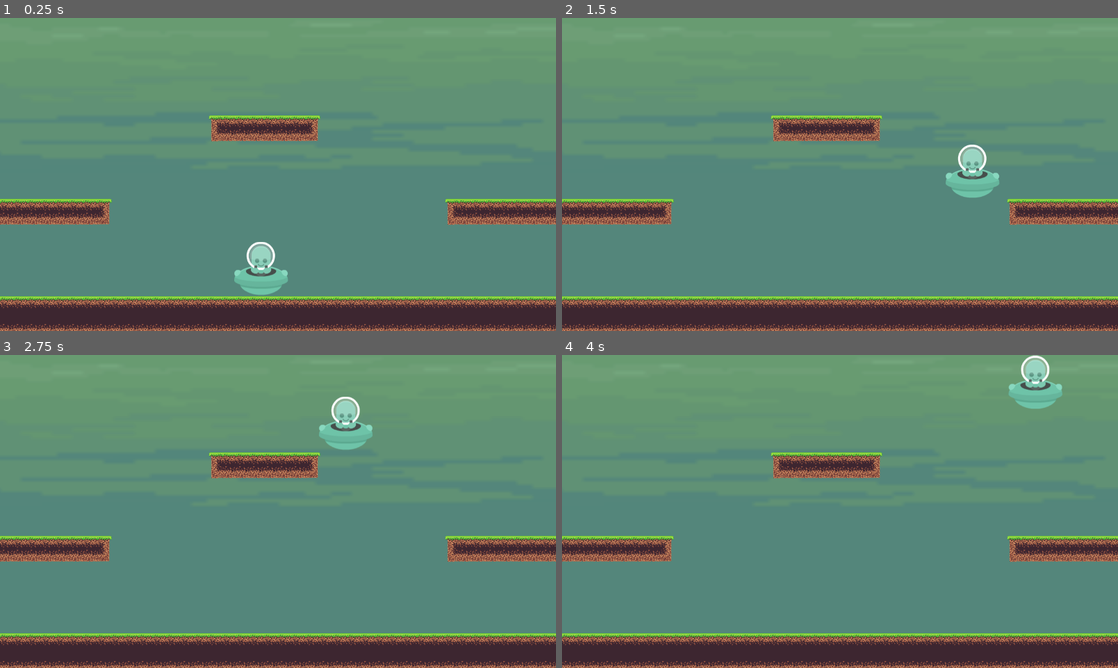
Above: before the commit, frames 1-4 (two rows, left to right).
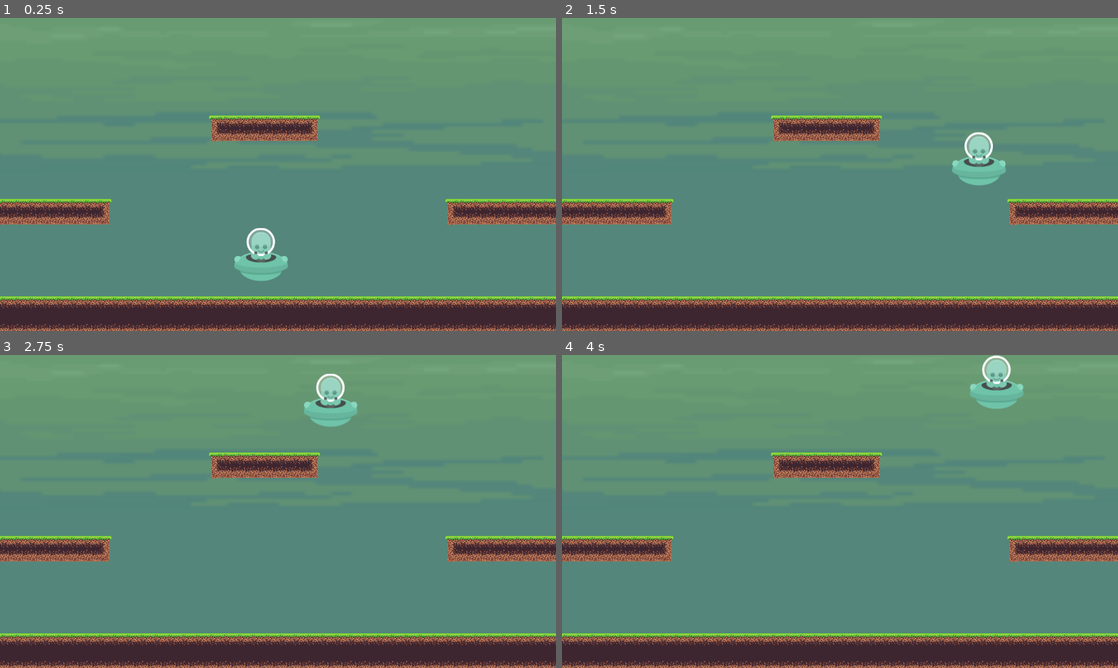
Above: after the commit, the same moments.

Repository: PrototipsUnpaz/HitAndFly
Game: Godot game, scene res://scenes/levels/TestScenario.tscn
Same seed, same stepped clock (60 frames per second), same inputs: the game is played once before the commit and once after it.
Inputs:
- Up to frame 1 (0.25 s): no input
- Up to frame 2 (1.5 s): hold Up (ui_up) 0.53-1.28 s; hold Right (ui_right) from 0.53 s (still down); tap Up (ui_up) at 1.35 s
- Up to frame 3 (2.75 s): tap Up (ui_up) at 1.52, 1.82 s; release Right (ui_right) at 2.03 s; hold Left (ui_left) from 2.03 s (still down); hold Up (ui_up) from 2.03 s (still down)
- Up to frame 4 (4 s): release Left (ui_left) at 2.78 s; release Up (ui_up) at 2.78 s; hold Right (ui_right) from 2.78 s (still down); tap Up (ui_up) at 2.85, 3.02, 3.32 s; hold Up (ui_up) from 3.53 s (still down)

The runs differ from the first frame. In frame 1, 1.2% of the frame differs, in the area x 42-52%, y 67-89%; in frame 2, 1.2%; in frame 3, 1.7%; in frame 4, 1.8%, in the area x 73-90%, y 0-18%.

Commit message:
Correccion_movimiento
Se agregaron límites para la aceleración y desaceleración y para la caída del personaje

Diff:
--- a/scenes/player/Player.gd
+++ b/scenes/player/Player.gd
@@ -6,8 +6,55 @@
 var velocity = Vector2()
 var gravity = 20
 
+const masa = 5
+const acc = 50
+const desa = 50
+
+var speed: float = 0
+var target_angle: float = 0
+
+var target_motion = Vector2()
+var motion = Vector2()
+var steering = Vector2()
+var direccion = Vector2()
+
 func gravedad():
-	velocity.y += gravity
+
+	velocity.y = min(velocity.y + gravity, max_speed)
+
+
+func movimiento(delta):
+
+	velocity = move_and_slide(velocity, Vector2(0,-1))
+
+	if Input.is_action_pressed("ui_up"):
+		velocity.y = -SPEED
+	if Input.is_action_pressed("ui_down"):
+		velocity.y += SPEED
+
+
+
+
+	if !is_on_floor():
+		if Input.is_action_pressed("ui_left"):
+			direccion.x = -1
+		if Input.is_action_pressed("ui_right"):
+			direccion.x = 1
+	else:
+		direccion.x = 0
+
+	if direccion != Vector2():
+		speed += acc + delta
+	else:
+		speed -= desa+ delta
+
+
+
+	speed + clamp(speed, 0, max_speed)
+
+	target_motion= speed + direccion.normalized()*delta
+
+	steering = target_motion - motion
 
 
 func _physics_process(delta):
